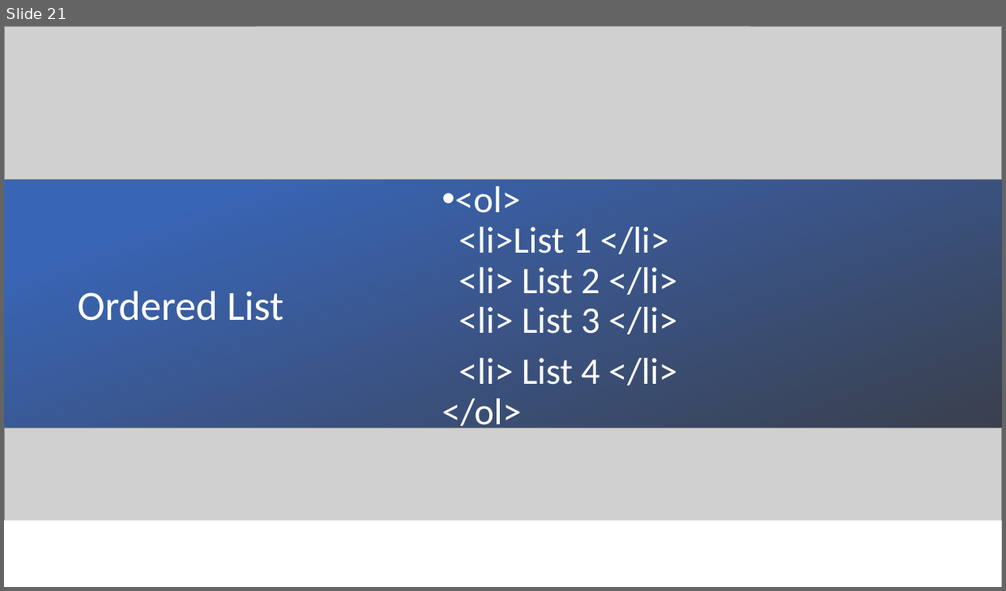
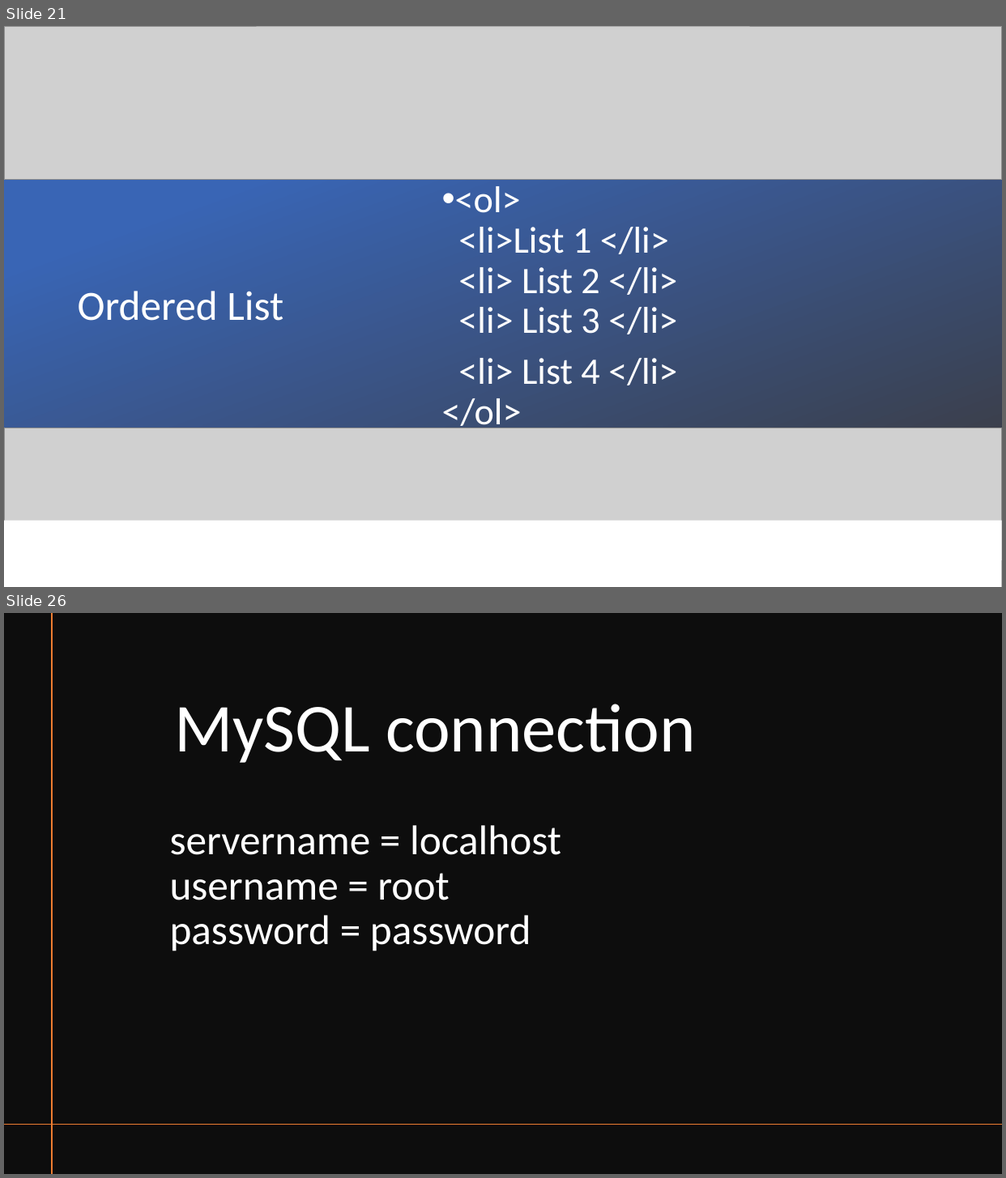
Before and after one commit to zneroravi/FullStack20, a slide deck: FullStackTraining.pptx. Shown one above the other, each under a label of ours: slide 21 before the commit, slides 21 and 26 after it; the slides between them are not shown. The pictures are 1006x591 and 1006x1178 pixels, drawn with LibreOffice and Linux fonts; fonts in the diff are those of the drawing; grey boxes stand for pictures. Boxes give left, top, right and bottom in pixels: in the first picture for what was removed or moved away, otherwise in the second. Text is boxed around its words. In the diff, an @@ line names an element or a change of style, - is before the commit and + after.

```diff
--- a/FullStackTraining.pptx
+++ b/FullStackTraining.pptx
@@ slide 26 added at [4, 613, 1002, 1174], background #FFFFFF @@
@@ rectangle added at [4, 613, 1002, 1174], fill #0D0D0D @@
@@ line added from (52, 613) to (52, 1174), #ED7D31 1 pt @@
@@ title added at [174, 704, 696, 763], 66 pt, text #FFFFFF @@
+MySQL connection
@@ text added at [170, 825, 561, 952], 40 pt, text #FFFFFF @@
+servername = localhost
+username = root
+password = password
@@ line added from (1002, 1125) to (4, 1125), #ED7D31 1 pt @@
```
Also in this commit, not shown: 17 other slides added.
